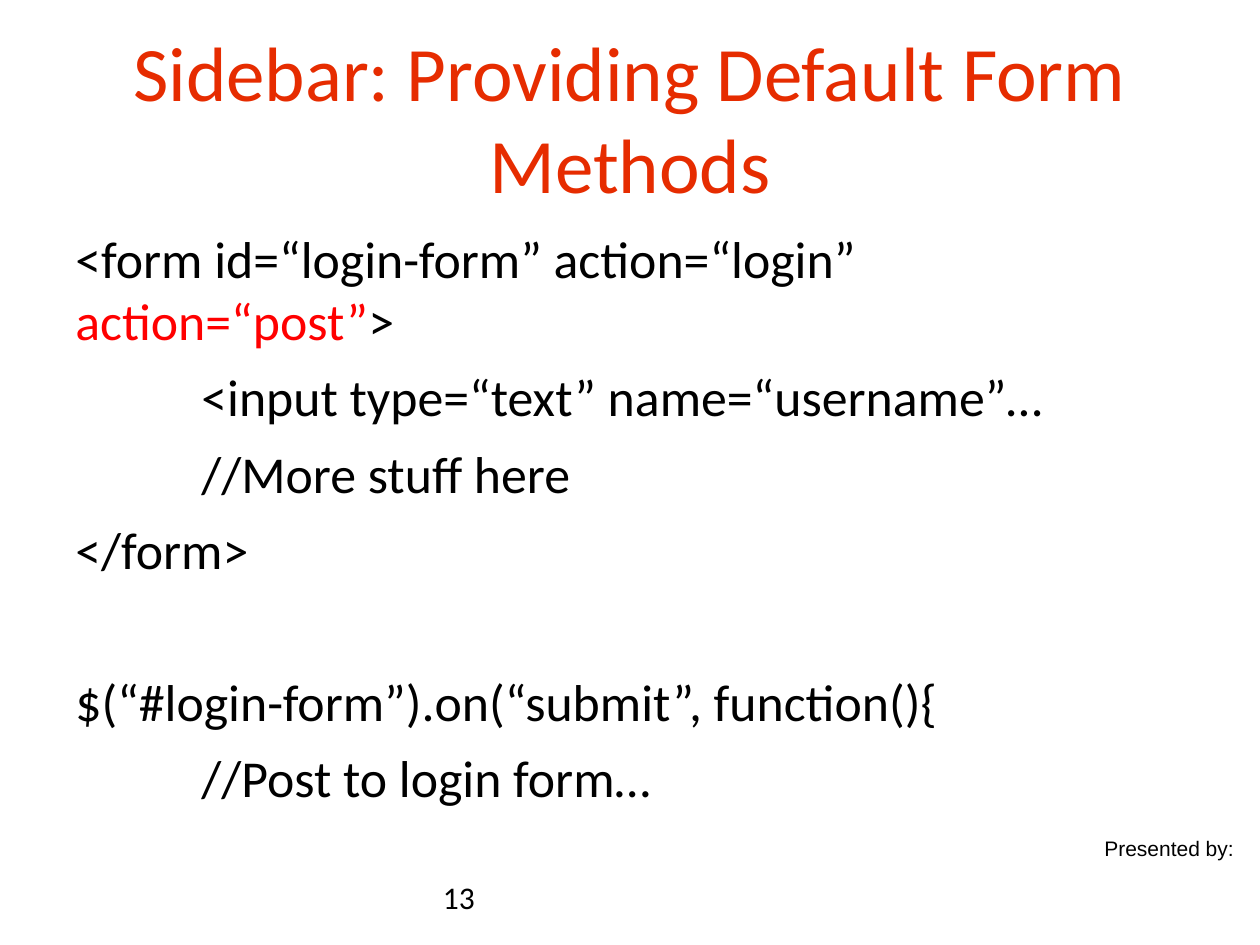
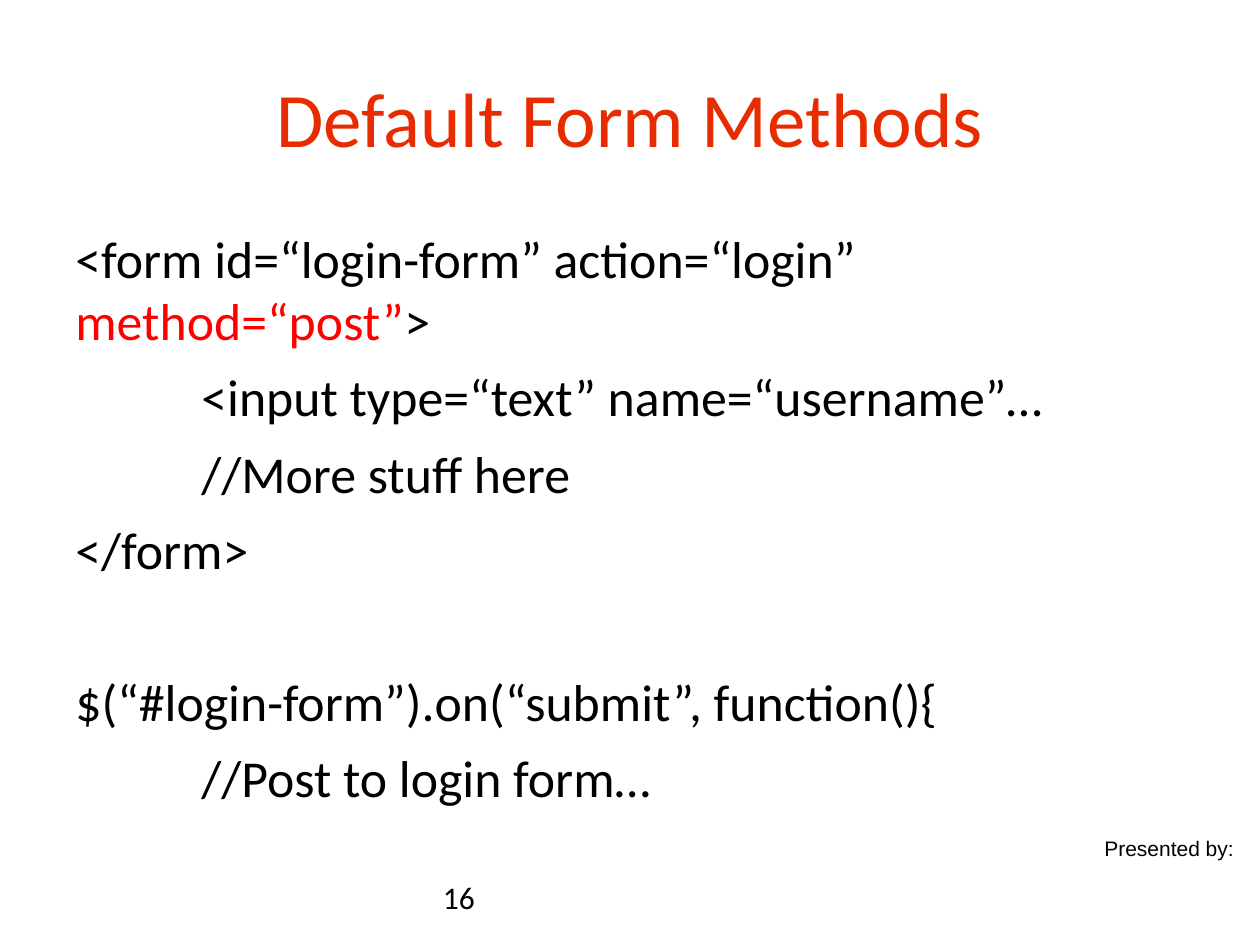
Before and after one commit to danielsomerfield/app-sec-presentation, a slide deck: slide 16 of AppSec Presentation Deck Day 3.ppt (slide 13 before the commit). Drawn at 1260x945 pixels with LibreOffice and Linux fonts; fonts in the diff are those of the drawing; background and template pictures are left out. Boxes give left, top, right and bottom in pixels: in the first picture for what was removed or moved away, otherwise in the second. Text is boxed around its words. In the diff, an @@ line names an element or a change of style, - is before the commit and + after.

```diff
--- a/AppSec Presentation Deck Day 3.ppt
+++ b/AppSec Presentation Deck Day 3.ppt
@@ title at (276, 93, 983, 148): text changed @@
-Sidebar: Providing Default Form Methods
+Default Form Methods
@@ text at (75, 241, 856, 349): text changed @@
-<form id=“login-form” action=“login” action=“post”>
+<form id=“login-form” action=“login” method=“post”>
@@ page number at (443, 887, 475, 910): text changed @@
-13
+16
```
Also in this commit, not shown: 4 other slides changed, 2 slides added, 1 other file.
